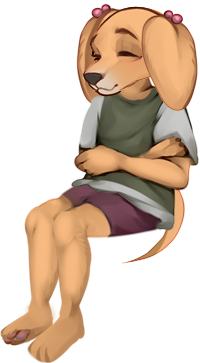
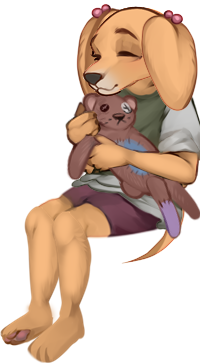
Revision of a layered 200 x 363 image; what changed, layer by layer:
added layer "Camada 1" above "tronco" over left=65, top=77, right=200, bottom=240
